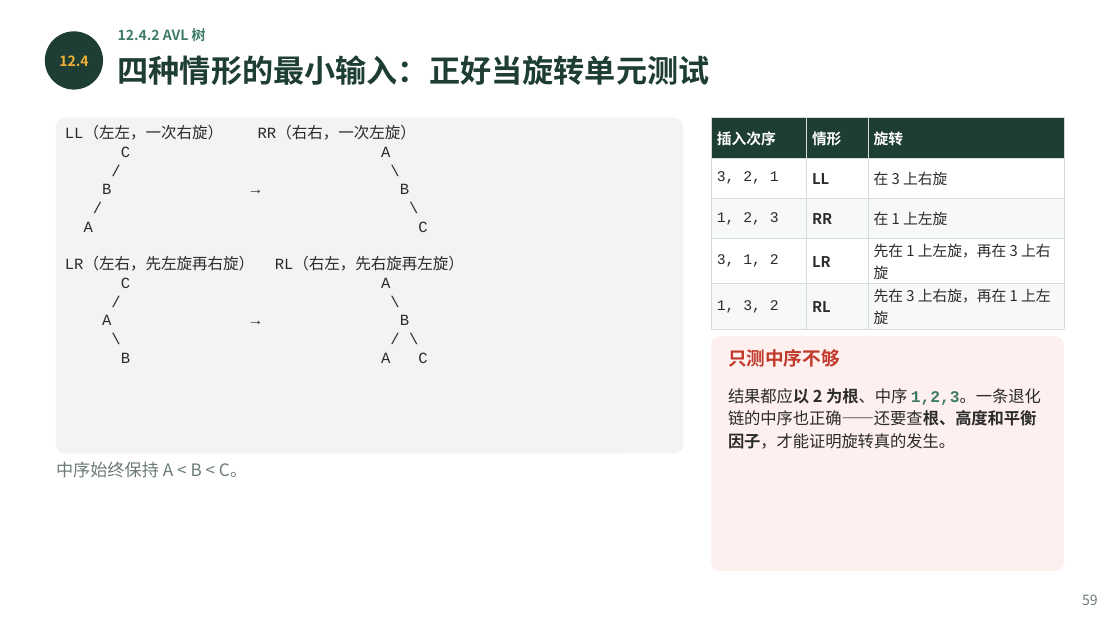
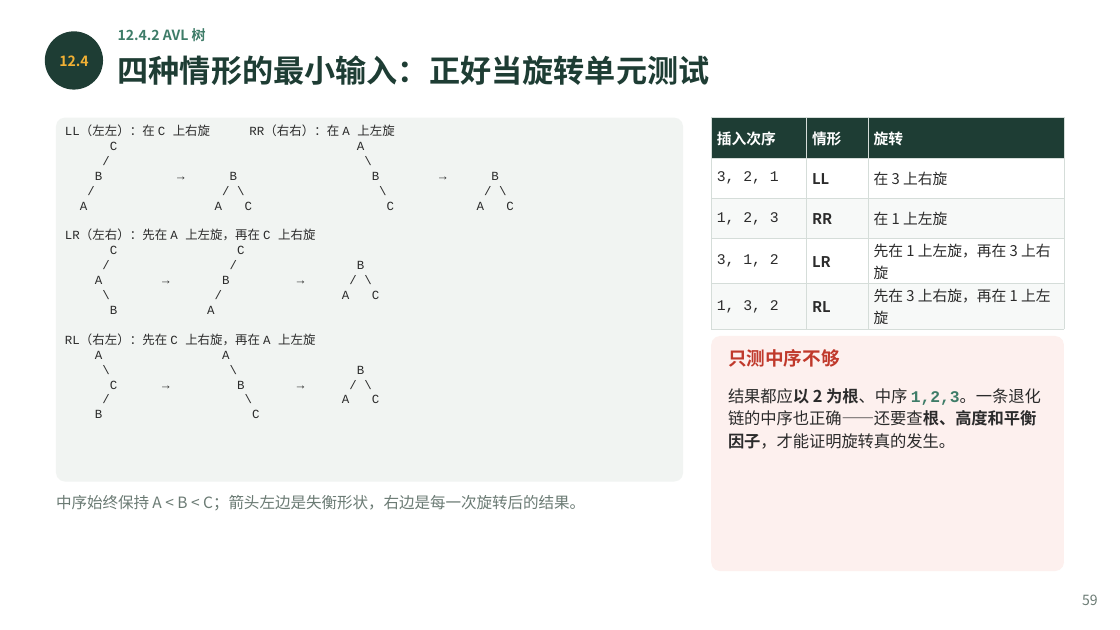
Before and after one commit to GMyhf/2026fall-cs201, a slide deck: slide 59 of courseware/202609_DSA_12_Advanced.pptx. Drawn at 1120x630 pixels with LibreOffice and Linux fonts; fonts in the diff are those of the drawing. Boxes give left, top, right and bottom in pixels: in the first picture for what was removed or moved away, otherwise in the second. Text is boxed around its words. In the diff, an @@ line names an element or a change of style, - is before the commit and + after.

```diff
--- a/courseware/202609_DSA_12_Advanced.pptx
+++ b/courseware/202609_DSA_12_Advanced.pptx
@@ rounded rectangle: place and size @@
-rounded rectangle at bbox=[56, 118, 683, 454]
+rounded rectangle at bbox=[56, 118, 683, 482]
@@ rounded rectangle at bbox=[56, 118, 683, 482]: proportions changed @@
@@ text at bbox=[65, 124, 394, 136]: text changed; size 10 to 8 pt @@
-LL（左左，一次右旋） RR（右右，一次左旋）
+LL（左左）：在 C 上右旋 RR（右右）：在 A 上左旋
@@ text at bbox=[110, 141, 364, 150]: size 10 to 8 pt in "C A", "/ \" @@
@@ text at bbox=[65, 172, 513, 418]: text changed; size 10 to 8 pt @@
-B → B
-/ \
-A C
-LR（左右，先左旋再右旋） RL（右左，先右旋再左旋）
-C A
-/ \
-A → B
-\ / \
-B A C
+B → B B → B
+/ / \ \ / \
+A A C C A C
+LR（左右）：先在 A 上左旋，再在 C 上右旋
+C C
+/ / B
+A → B → / \
+\ / A C
+B A
+RL（右左）：先在 C 上右旋，再在 A 上左旋
+A A
+\ \ B
+C → B → / \
+/ \ A C
+B C
@@ text at bbox=[56, 495, 585, 510]: text changed; size 11 to 10 pt @@
-中序始终保持 A < B < C。
+中序始终保持 A < B < C；箭头左边是失衡形状，右边是每一次旋转后的结果。
```
Also in this commit, not shown: 7 other slides changed, 32 other files.
